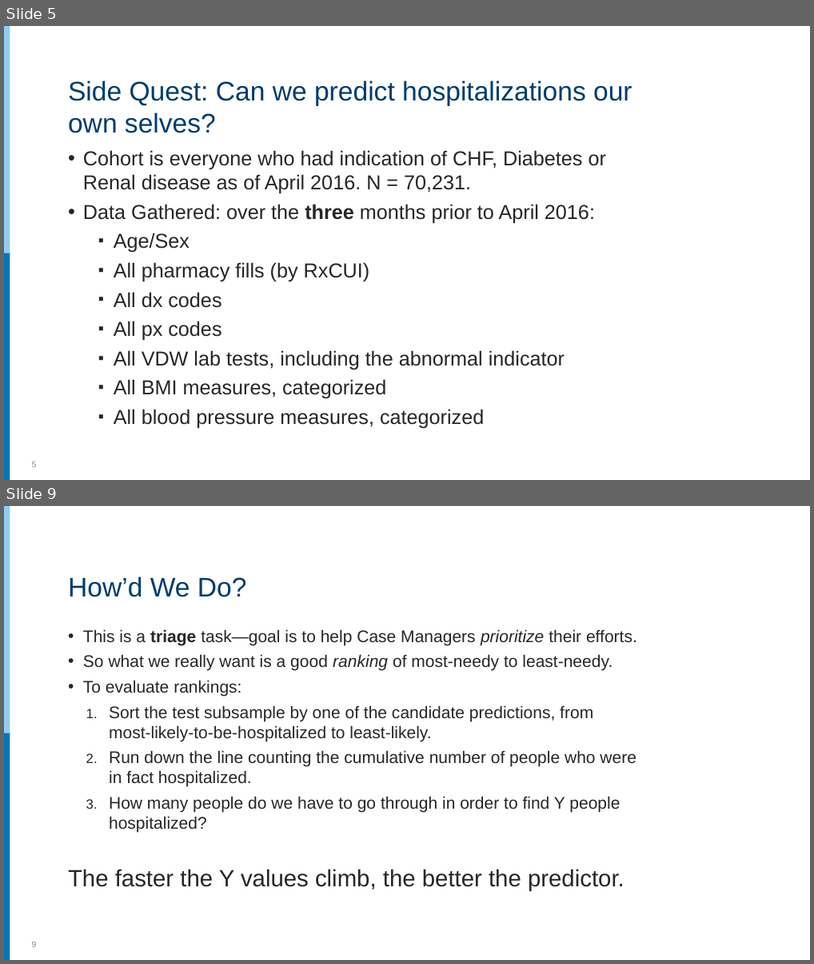
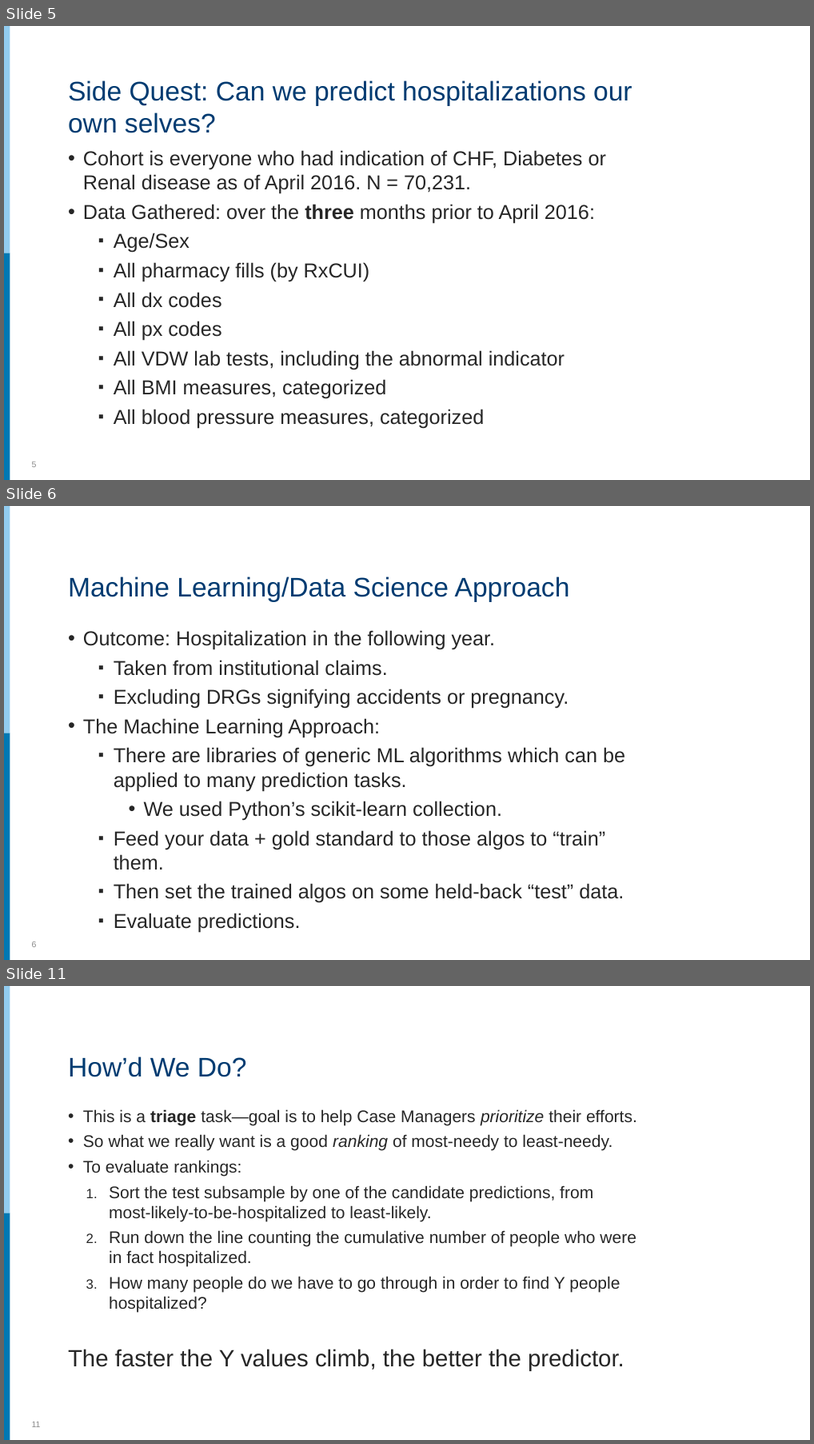
Before and after one commit to rpardee/hcsrn_2019, a slide deck: analytics_for_hmos.pptx. Shown one above the other, each under a label of ours: slides 5 and 9 before the commit, slides 5, 6 and 11 after it; the slides between them are not shown. The pictures are 814x964 and 814x1444 pixels, drawn with LibreOffice and Linux fonts; fonts in the diff are those of the drawing. Boxes give left, top, right and bottom in pixels: in the first picture for what was removed or moved away, otherwise in the second. Text is boxed around its words. In the diff, an @@ line names an element or a change of style, - is before the commit and + after.

```diff
--- a/analytics_for_hmos.pptx
+++ b/analytics_for_hmos.pptx
@@ slide 6 added at <box>4,506,810,960</box>, background #FFFFFF; not listed: 2 template elements that a slide beside it also shows @@
@@ title added at <box>68,576,570,602</box>, 32 pt, text #003B71 @@
+Machine Learning/Data Science Approach
@@ text added at <box>83,630,626,903</box>, 24 pt, text #262626 @@
+• Outcome: Hospitalization in the following year.
+  ▪ Taken from institutional claims.
+  ▪ Excluding DRGs signifying accidents or pregnancy.
+• The Machine Learning Approach:
+  ▪ There are libraries of generic ML algorithms which can be applied to many prediction tasks.
+    • We used Python’s scikit-learn collection.
+  ▪ Feed your data + gold standard to those algos to “train” them.
+  ▪ Then set the trained algos on some held-back “test” data.
+  ▪ Evaluate predictions.
@@ page number added at <box>32,941,37,947</box>, 10 pt, text #8C8C8C @@
+6
@@ what was slide 9 is now slide 11 @@
@@ page number at <box>32,1421,41,1427</box>: text changed @@
-9
+11
```
Also in this commit, not shown: 6 slides changed, 1 other slide added, 1 other file.
